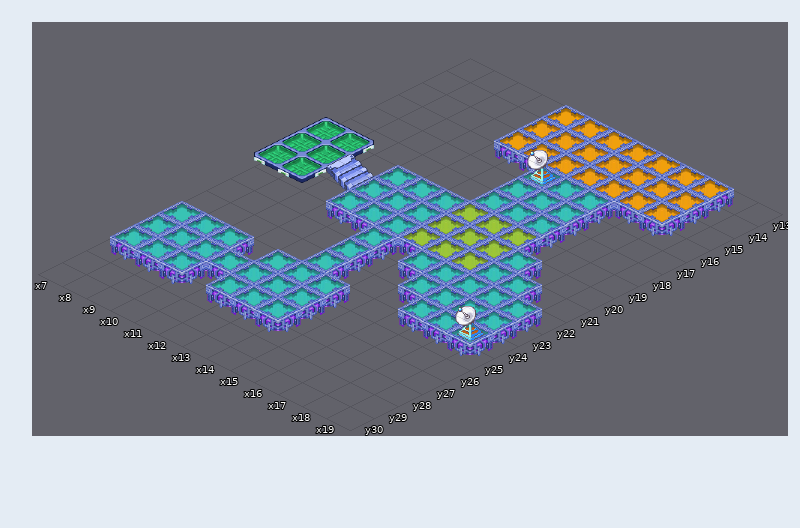
Tiled map -- server/areas/default.tmx. Above, as it was before the edit.
Cells are 64x32 px. Isometric: x runs down to the right, y down to the left. Shown: x 7..19, y 13..30.
And afterwards:
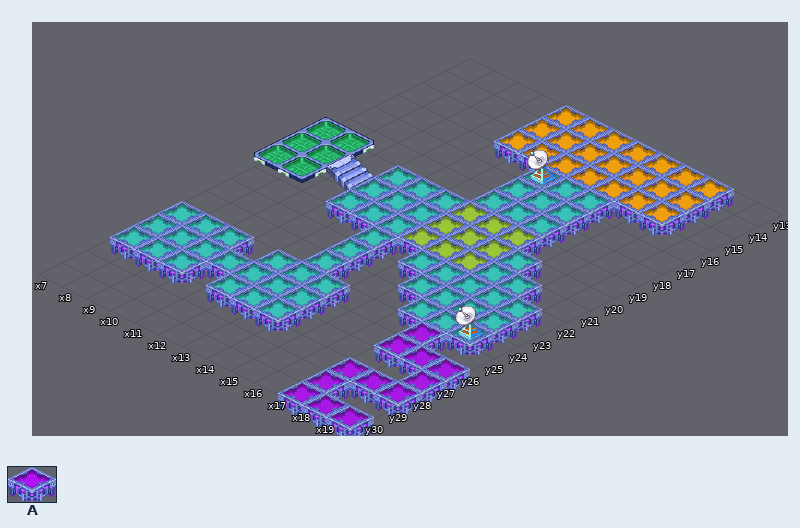
Key: from "Cybernet — Floors — Denim — 2B": A 14.
_ is an empty cell.
Diff:
Layer "Tile Layer 1":
The edit adds tile A in row 25 at x 17; in row 26 at x 17 to 19; in row 27 at x 19; in row 28 at x 17 to 19; in row 29 at x 17; in row 30 at x 17 to 19.
Pixel boxes of the changes (left, top, right, bottom) in both pictures:
added: (278, 321, 470, 430)
